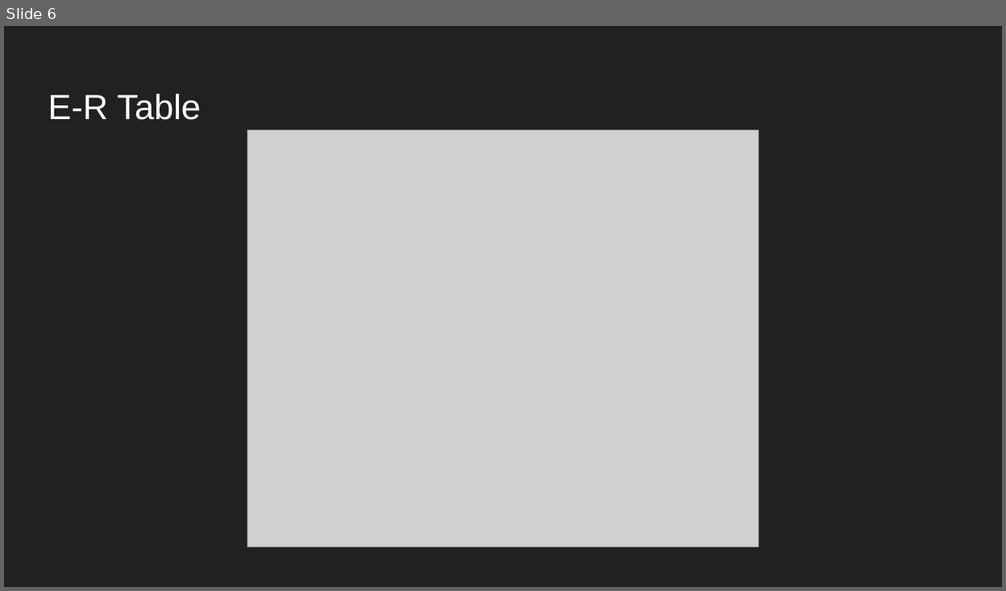
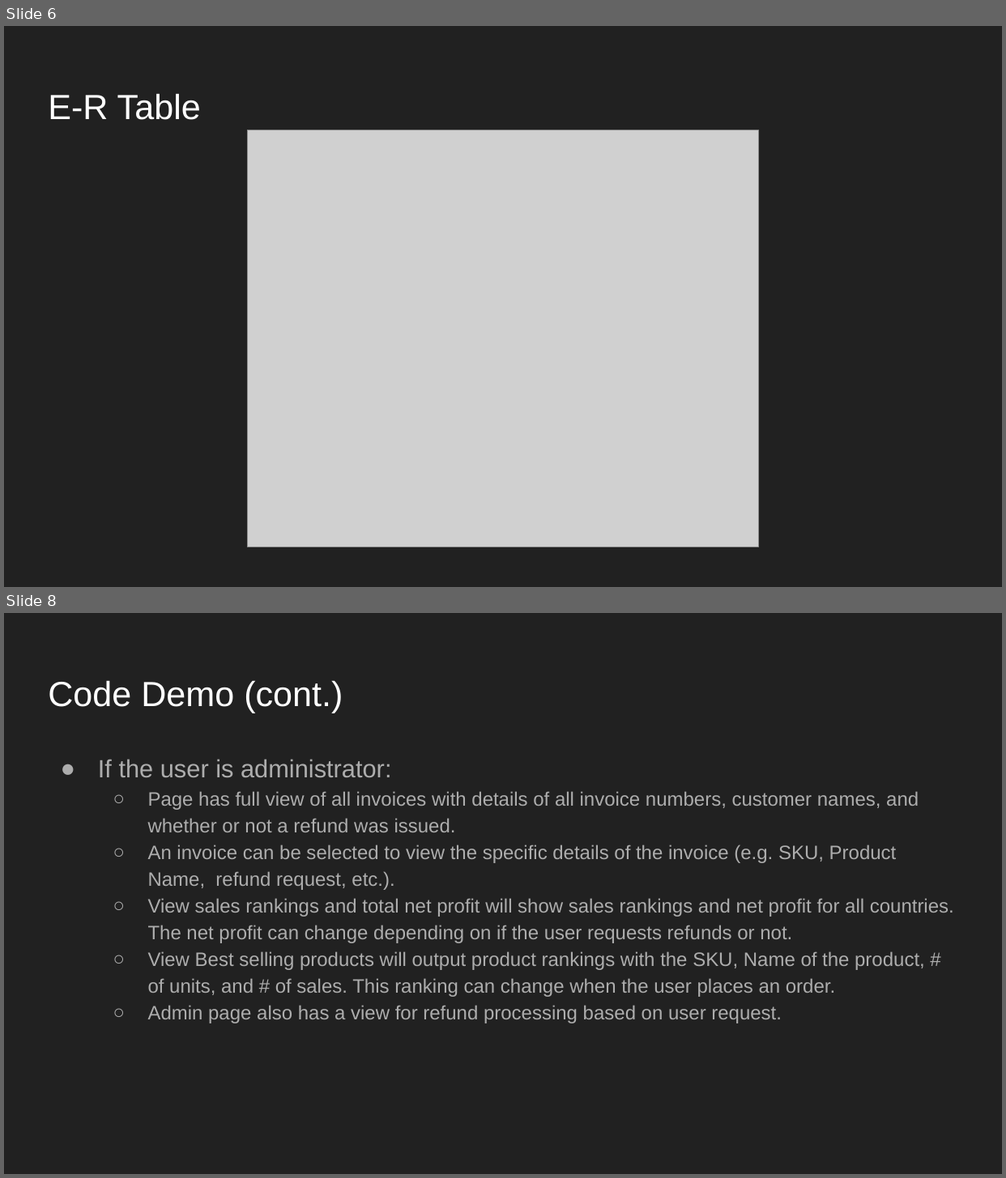
Before and after one commit to HY030401/CSE111-Project-Phase1, a slide deck: Project 1 Slide.pptx. Shown one above the other, each under a label of ours: slide 6 before the commit, slides 6 and 8 after it; the slides between them are not shown. The pictures are 1006x591 and 1006x1178 pixels, drawn with LibreOffice and Linux fonts; fonts in the diff are those of the drawing; grey boxes stand for pictures. Boxes give left, top, right and bottom in pixels: in the first picture for what was removed or moved away, otherwise in the second. Text is boxed around its words. In the diff, an @@ line names an element or a change of style, - is before the commit and + after.

```diff
--- a/Project 1 Slide.pptx
+++ b/Project 1 Slide.pptx
@@ slide 8 added at <box>4,613,1002,1174</box>, background #212121 @@
@@ title added at <box>48,680,343,713</box>, 25.2 pt, text #FFFFFF @@
+Code Demo (cont.)
@@ text added at <box>98,759,954,1024</box>, 14 pt, text #ADADAD @@
+● If the user is administrator:
+  ○ Page has full view of all invoices with details of all invoice numbers, customer names, and whether or not a refund was issued.
+  ○ An invoice can be selected to view the specific details of the invoice (e.g. SKU, Product Name, refund request, etc.).
+  ○ View sales rankings and total net profit will show sales rankings and net profit for all countries. The net profit can change depending on if the user requests refunds or not.
+  ○ View Best selling products will output product rankings with the SKU, Name of the product, # of units, and # of sales. This ranking can change when the user places an order.
+  ○ Admin page also has a view for refund processing based on user request.
```
Also in this commit, not shown: 1 slide changed, 1 other slide added.
